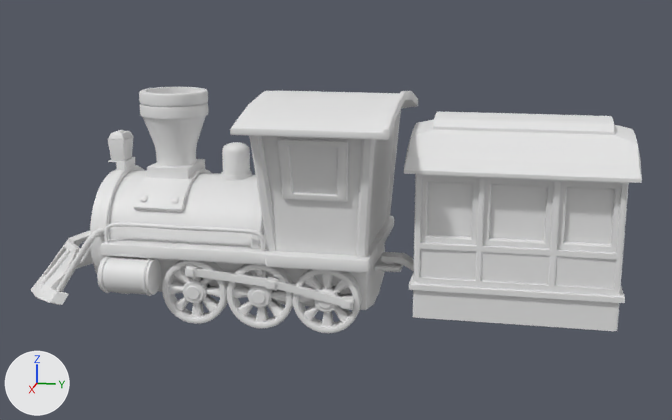
The OBJ model _Intensifs-2025 (Dossier Unity)/Assets/_Alice/train.obj, before and after one commit.
Rendered twice from a camera (50 mm lens) standing at (21.18, 6.68, 7.76) and looking at (-0.06, 2.44, 2.45). Lighting does not change. The marker at lower left points along +X, +Y and +Z. Where no turn or scale is listed for an object, it has been applied to the vertices.

Script lines for the objects in view, before the commit:
```python
me_cabine = bpy.data.meshes.new('cabine')
me_cabine.from_pydata(...)  # 380 vertices, 367 faces; spans x -2.65..2.65, y 0.72..4.07, z 1.86..5.33
me_cabine.materials.append(mat_uv)  # white #e7e7e7
me_cube = bpy.data.meshes.new('Cube')
me_cube.from_pydata(...)  # 974 vertices, 954 faces; spans x -1.68..1.68, y 3.56..9.14, z 0.42..4.88
me_cube.materials.append(mat_uv)  # white #e7e7e7
me_devant = bpy.data.meshes.new('devant')
me_devant.from_pydata(...)  # 410 vertices, 412 faces; spans x -2.22..2.22, y -5.41..-3.32, z 0.16..1.66
me_devant.materials.append(mat_uv)  # white #e7e7e7
ob_cabine = bpy.data.objects.new('cabine', me_cabine)
ob_cabine.location = (0.0, 0.0, 0.0)
ob_cube = bpy.data.objects.new('Cube', me_cube)
ob_cube.location = (0.0, 0.0, 0.0)
ob_devant = bpy.data.objects.new('devant', me_devant)
ob_devant.location = (0.0, 0.0, 0.0)
# also in view: 'nez' at (0.0, -1.19, 1.71); 'truc' at (1.85, 1.26, 1.06); 'socle_cheminer' at (0.0, -1.52, 3.0); 'roue.001' at (1.63, 2.56, 0.79); 'poutre.002' at (1.86, 3.47, 3.32)
```
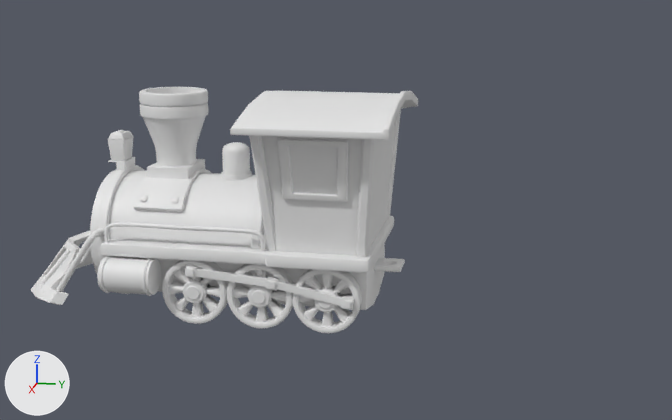
The edits, one by one:
Object 'Cube' (ob_cube) is deleted.

Changed parts and their boxes [x1, y1, x2, y2] in the pictures (672 x 420 px):
'Cube', deleted
    before: [381, 111, 642, 331]
